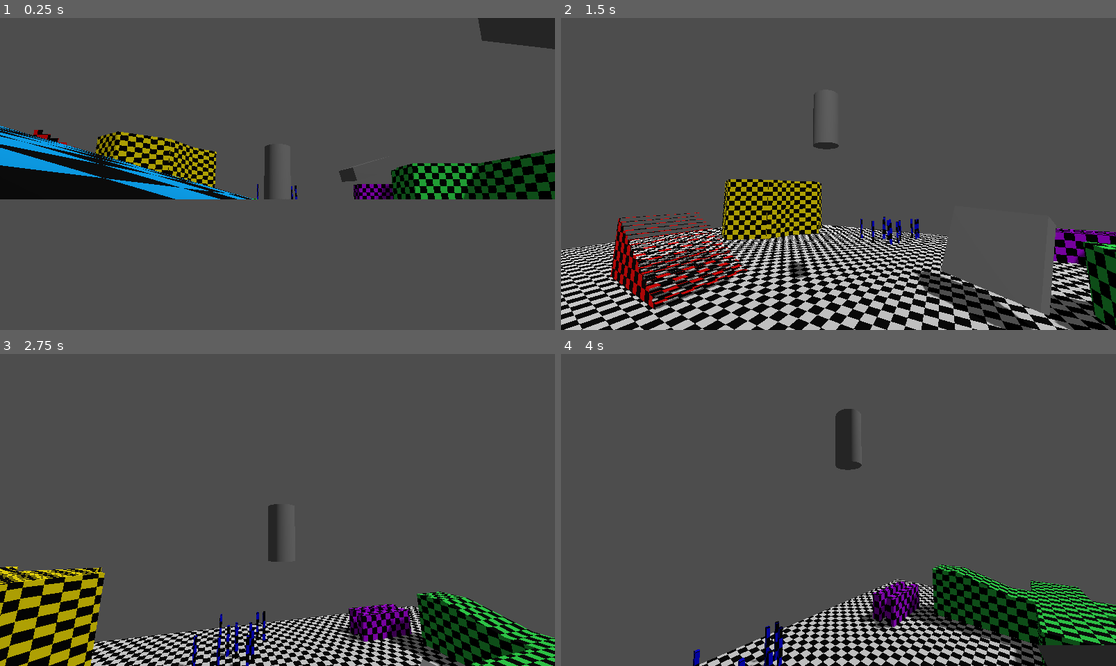
Above: before the commit, frames 1-4 (two rows, left to right).
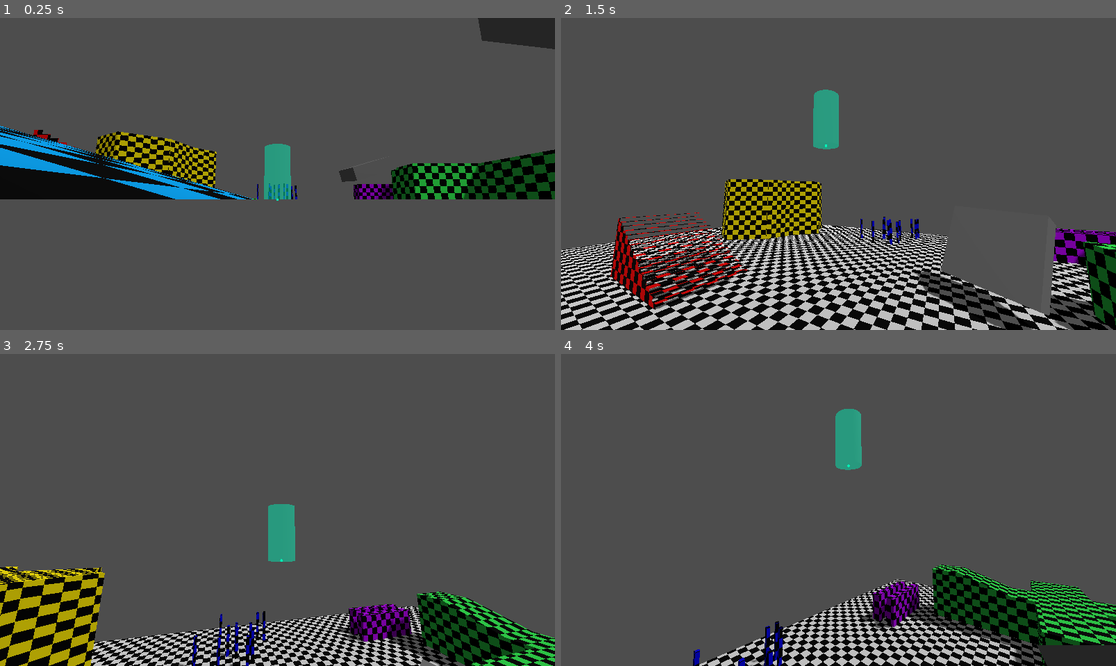
Above: after the commit, the same moments.

Repository: rovertronic/Capsules-Must-Die
Game: Godot game, scene res://TestLevel/Main.tscn
The game is run twice, just before and just after one commit, with the same random seed, the same clock (stepped at 60 frames per second) and the same inputs.
Inputs (mouse positions are in pixels of both pictures, inside the frame that each line leads up to):
- Up to frame 1 (0.25 s): no input
- Up to frame 2 (1.5 s): tap Enter (ui_accept) at 0.5, 0.77 s; move the mouse to (866, 174) at 0.52 s; hold W from 0.53 s (still down); move the mouse to (810, 174) at 1.27 s
- Up to frame 3 (2.75 s): keep holding W; tap Enter (ui_accept) at 1.52 s; move the mouse to (288, 503) at 2.02 s
- Up to frame 4 (4 s): keep holding W; move the mouse to (832, 516) at 2.77 s; tap Enter (ui_accept) at 3.02, 3.77 s; move the mouse to (877, 513) at 3.52 s

The runs differ from the first frame. In frame 1, 0.8% of the frame differs, in the area x 47-53%, y 40-59%; in frame 2, 0.9%, in the area x 40-51%, y 22-84%; in frame 3, 0.9%; in frame 4, 0.9%.

Commit message:
Improved wall resolution

Diff:
--- a/Src/PlatformingObject.gd
+++ b/Src/PlatformingObject.gd
@@ -4,6 +4,7 @@
 # Higher iterations = More precise collision at higher speeds, but uses more performance
 @export var Iterations : int = 4
 @export var Radius : float = .5
+@export var DebugGroundingDot : Node3D
 
 var FLOOR_SNAP_THRESHOLD = 0.2 #Set this to your project's maximum stair height
 
@@ -71,6 +72,9 @@
 				position = (platforms[0].transform * delta_transform * player_relative).origin
 
 			OnFloor = true
+
+			if DebugGroundingDot:
+				DebugGroundingDot.global_position = closest_sample
 	else:
 		OnFloor = false
 
@@ -79,39 +83,23 @@
 func handle_wall_collision() -> void:
 	var space_state = get_world_3d().get_direct_space_state()
 
-	for i in range(20):
-		var shape = PhysicsServer3D.cylinder_shape_create()
-		PhysicsServer3D.shape_set_data(shape, {"radius" : Radius, "height" : 1.0})
+	var shape = PhysicsServer3D.cylinder_shape_create()
+	PhysicsServer3D.shape_set_data(shape, {"radius" : Radius, "height" : 1.0})
 
-		var query = PhysicsShapeQueryParameters3D.new()
-		query.shape_rid = shape
-		query.transform = Transform3D(
-			Basis.IDENTITY,
-			position + Vector3(0.0,1.0,0.0)
-		)
+	var query = PhysicsShapeQueryParameters3D.new()
+	query.shape_rid = shape
+	query.transform = Transform3D(
+		Basis.IDENTITY,
+		position + Vector3(0.0,1.5,0.0)
+	)
 
-		var points : Array[Vector3] = space_state.collide_shape(query)
+	var rest_info = space_state.get_rest_info(query)
 
-		if points.size() == 0:
-			#Already outside wall, early exit
-			return
+	if rest_info:
+		var push = Radius - (position * Vector3(1,0,1)).distance_to(rest_info["point"] * Vector3(1,0,1))
+		position += rest_info["normal"] * Vector3(1,0,1) * push
 
-		for point in points:
-			var rayQuery = PhysicsRayQueryParameters3D.new()
-			rayQuery.from = Vector3(position.x,point.y,position.z)
-			rayQuery.to = Vector3(point.x,point.y,point.z)
-
-			var result = space_state.intersect_ray(rayQuery)
-			if result:
-				var hit_pos : Vector3 = result["position"]
-				var hit_normal : Vector3 = result["normal"]
-				if abs(hit_normal.y) < .1:
-					var push = hit_pos.distance_to(point) + .001
-					position.x += hit_normal.x * push
-					position.z += hit_normal.z * push
-					break
-
-		PhysicsServer3D.free_rid(shape)
+	PhysicsServer3D.free_rid(shape)
 
 func _physics_process(delta: float) -> void:
 	Velocity.y -= .005
@@ -119,7 +107,6 @@
 	for i in range(Iterations):
 		position += Velocity * StepDelta
 		handle_floor_collision(i)
-	# If the code based wall collision isn't to your taste, you can sub it out for a characterbody3D hitbox.
-	handle_wall_collision()
+		handle_wall_collision()
 
 	pass
--- /dev/null
+++ b/TestLevel/DebugPlayer.tres
@@ -0,0 +1,7 @@
+[gd_resource type="StandardMaterial3D" format=3 uid="uid://btavqahrmd6ly"]
+
+[resource]
+transparency = 1
+albedo_color = Color(0, 0, 0, 0.4745098)
+emission_enabled = true
+emission = Color(1.8289685e-06, 0.93303436, 0.7061444, 1)
--- /dev/null
+++ b/TestLevel/DebugPlayer2.tres
@@ -0,0 +1,7 @@
+[gd_resource type="StandardMaterial3D" format=3 uid="uid://cjclo5sbll68c"]
+
+[resource]
+transparency = 1
+albedo_color = Color(0, 0, 0, 1)
+emission_enabled = true
+emission = Color(1.8289685e-06, 0.93303436, 0.7061444, 1)
--- a/TestLevel/Main.tscn
+++ b/TestLevel/Main.tscn
@@ -1,12 +1,20 @@
 [gd_scene format=3 uid="uid://bjibte8612wij"]
 
 [ext_resource type="Script" uid="uid://c3hyxay1ntb7l" path="res://Src/Player.gd" id="1_e6qsh"]
+[ext_resource type="Material" uid="uid://btavqahrmd6ly" path="res://TestLevel/DebugPlayer.tres" id="2_02j2e"]
 [ext_resource type="PackedScene" uid="uid://b7ydxysjkcr2j" path="res://TestLevel/TestLevel.glb" id="2_ae1qk"]
 [ext_resource type="Material" uid="uid://duyacnlhqq0hf" path="res://TestLevel/TestMaterial.tres" id="3_8aimw"]
+[ext_resource type="Material" uid="uid://cjclo5sbll68c" path="res://TestLevel/DebugPlayer2.tres" id="3_rgynm"]
 [ext_resource type="Script" uid="uid://be24kyknye7u" path="res://TestLevel/OscillatingPlatform.gd" id="4_ae1qk"]
 [ext_resource type="Script" uid="uid://bpo4xlyjadsh4" path="res://TestLevel/ScalingPlatform.gd" id="5_8aimw"]
 
 [sub_resource type="CylinderMesh" id="CylinderMesh_uu6xs"]
+material = ExtResource("2_02j2e")
+
+[sub_resource type="SphereMesh" id="SphereMesh_p5tof"]
+material = ExtResource("3_rgynm")
+radius = 0.05
+height = 0.1
 
 [sub_resource type="ConcavePolygonShape3D" id="ConcavePolygonShape3D_r0du0"]
 data = PackedVector3Array(22.827799, 0, 22.827799, 11.2423, 0, 20.7211, 13.0181, 0, 19.2073, 22.827799, 0, 22.827799, 9 …(37928 unchanged characters)…
@@ -23,12 +31,17 @@
 
 [node name="Node3D" type="Node3D" unique_id=351336005]
 
-[node name="Player" type="Node3D" parent="." unique_id=1346782624]
+[node name="Player" type="Node3D" parent="." unique_id=1346782624 node_paths=PackedStringArray("DebugGroundingDot")]
 script = ExtResource("1_e6qsh")
+DebugGroundingDot = NodePath("groundingDot")
 
 [node name="MeshInstance3D" type="MeshInstance3D" parent="Player" unique_id=1629846639]
 transform = Transform3D(1, 0, 0, 0, 1, 0, 0, 0, 1, 0, 1, 0)
 mesh = SubResource("CylinderMesh_uu6xs")
+
+[node name="groundingDot" type="MeshInstance3D" parent="Player" unique_id=725133263]
+transform = Transform3D(1, 0, 0, 0, 1, 0, 0, 0, 1, 0, 1, 0)
+mesh = SubResource("SphereMesh_p5tof")
 
 [node name="TestLevel" parent="." unique_id=1420275491 instance=ExtResource("2_ae1qk")]
 
